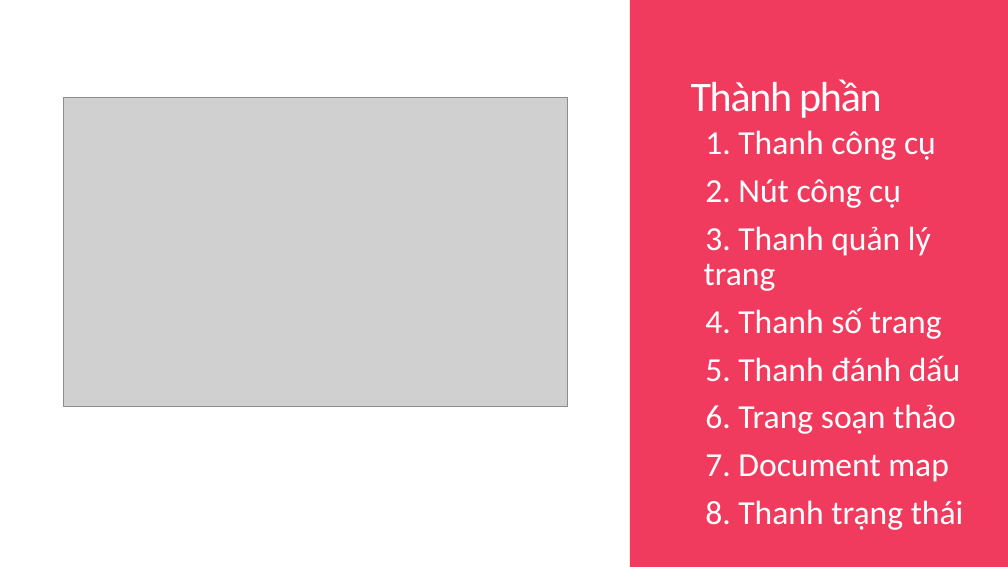
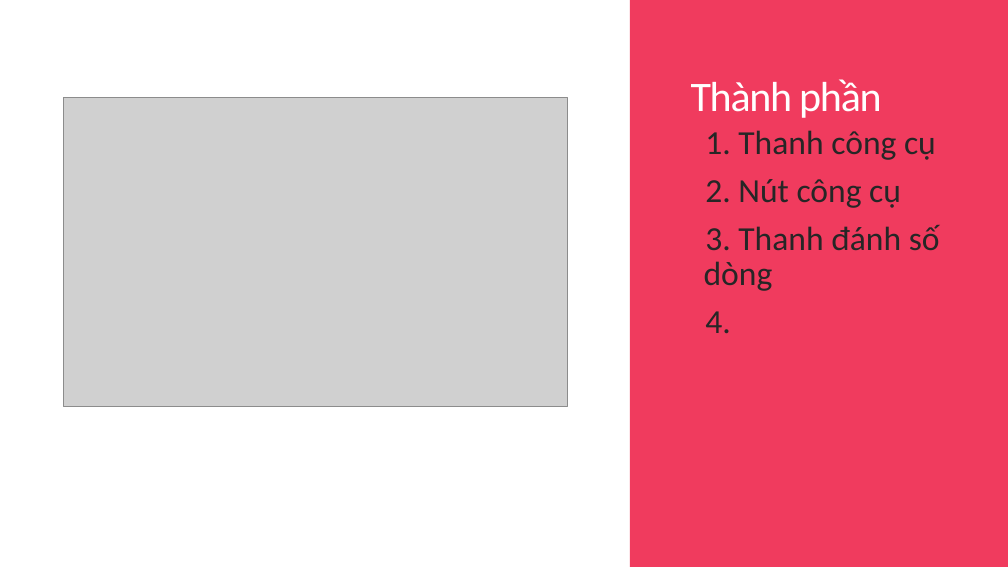
Before and after one commit to izzeroone/SNotepad-, a slide deck: slide 8 of Bao cao do an.pptx (slide 7 before the commit). Drawn at 1008x567 pixels with LibreOffice and Linux fonts; fonts in the diff are those of the drawing; grey boxes stand for pictures. Boxes give left, top, right and bottom in pixels: in the first picture for what was removed or moved away, otherwise in the second. Text is boxed around its words. In the diff, an @@ line names an element or a change of style, - is before the commit and + after.

```diff
--- a/Bao cao do an.pptx
+++ b/Bao cao do an.pptx
@@ text at [705,130,936,208]: text colour #FFFFFF to #262626 in "1. Thanh công cụ", "2. Nút công cụ" @@
@@ text at [704,224,940,334]: text changed; text colour #FFFFFF to #262626 @@
-  3. Thanh quản lý trang
-  4. Thanh số trang
-  5. Thanh đánh dấu
-  6. Trang soạn thảo
-  7. Document map
-  8. Thanh trạng thái
+  3. Thanh đánh số dòng
+  4.
```
Also in this commit, not shown: 6 other slides changed, 9 slides added, 12 slides removed, 12 other files.
